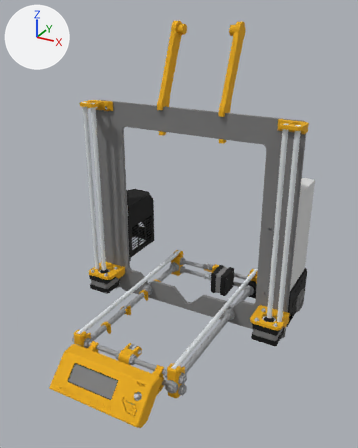
Before and after pictures for a commit that changed the OBJ model assets/MK2/MK2_Base.obj.
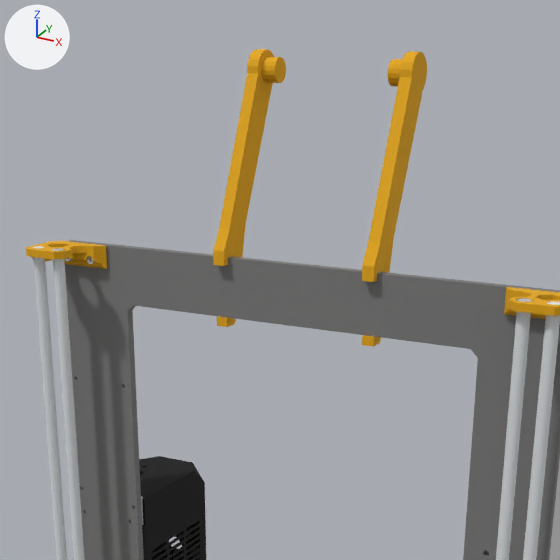
Each version is shown whole from a camera (50 mm lens) standing at (0.548, -0.693, 0.518) and looking at (0.211, -0.08, 0.212), then close up on the part from 19% to 84% of the width and 0% to 52% of the height. Every picture has the same lights, and +X, +Y and +Z are marked at upper left. Where no turn or scale is listed for an object, it has been applied to the vertices. Vertices at the same position are counted once.

Script lines for the objects in view, before the commit:
```python
me_mk2_base = bpy.data.meshes.new('MK2_Base')
me_mk2_base.from_pydata(...)  # 43706 vertices, 88130 faces; spans x -0.005..0.377, y -0.287..0.134, z -0.001..0.497
me_mk2_base.materials.append(mat_i3_mk2material0)  # grey #7c7c7c
me_mk2_base.materials.append(mat_i3_mk2material1)  # yellow #e7aa00
me_mk2_base.materials.append(mat_i3_mk2material2)  # white #dfe4e7
me_mk2_base.materials.append(mat_i3_mk2material3)  # light grey #bdc1c4
me_mk2_base.materials.append(mat_i3_mk2material4)  # white #dfe4e7
me_mk2_base.materials.append(mat_i3_mk2material5)  # black #000000
me_mk2_base.materials.append(mat_i3_mk2material6)  # grey #9b9d9f
me_mk2_base.materials.append(mat_i3_mk2material7)  # grey #9c9ea0
me_mk2_base.materials.append(mat_i3_mk2material8)  # blue #0089e1
me_mk2_base.materials.append(mat_i3_mk2material9)  # red #e70000
me_mk2_base.materials.append(mat_i3_mk2material10)  # green #00bc00
me_mk2_base.materials.append(mat_i3_mk2material11)  # light grey #dadada
me_mk2_base.materials.append(mat_i3_mk2material12)  # green #a8cba8
ob_mk2_base = bpy.data.objects.new('MK2_Base', me_mk2_base)
ob_mk2_base.location = (0.0, 0.0, 0.0)
```
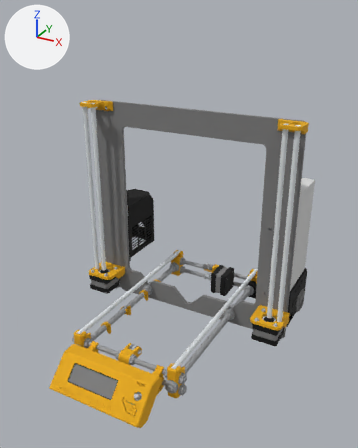
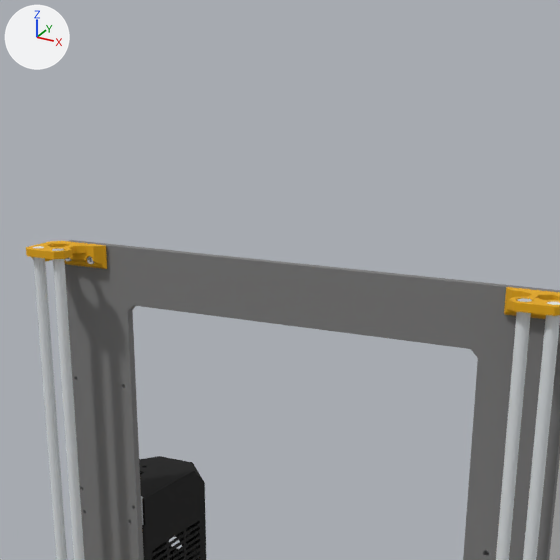
Boxes (x1, y1, x2, y2) around the edits, measured in the close-ups (560 x 560 px):
'MK2_Base', reshaped: before (26, 49, 560, 560); after (26, 240, 560, 560)
part 1 of me_mk2_base, deleted (orange): before (362, 51, 427, 347)
part 2 of me_mk2_base, deleted (orange): before (213, 49, 286, 327)

What the commit changed:
me_mk2_base has 43706 vertices, 88130 faces and spans x -0.005..0.377, y -0.287..0.134, z -0.001..0.497.
me_mk2_base is used by ob_mk2_base; location (0.0, 0.0, 0.0).
me_mk2_base part 1: the loose piece of 87 vertices spanning x 0.228..0.246, y -0.006..0.066, z 0.324..0.497 is deleted.
me_mk2_base part 2: the loose piece of 87 vertices spanning x 0.13..0.148, y -0.006..0.066, z 0.324..0.497 is deleted.
